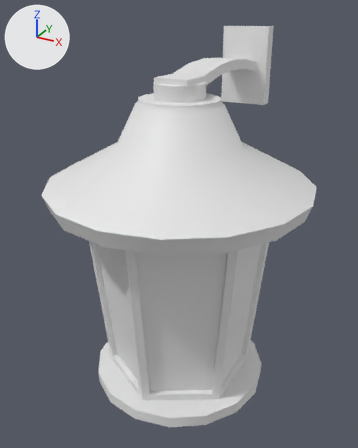
What one commit did to the FBX model Afterlife Gen 2/Assets/Art/Modular Kits/Props/Outside_Light.fbx.
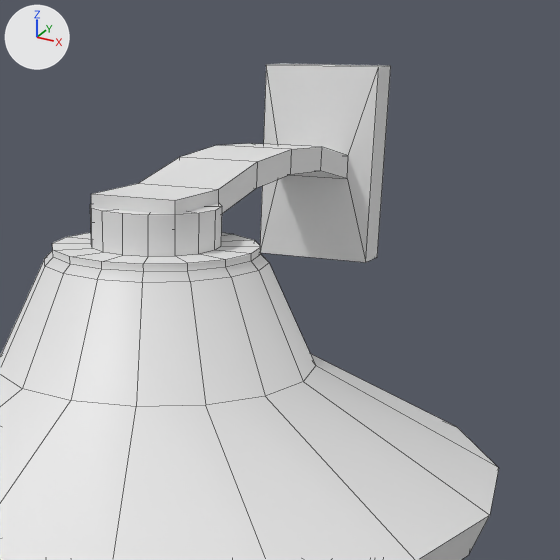
Each version is shown whole from a 50 mm lens placed at (-1.158, -1.336, 2.193), pointed at (-1.398, -0.9, 1.976), then close up on the part from 33% to 95% of the width and 0% to 50% of the height. Arrows for +X, +Y and +Z are at upper left; the lights stay in place. The close-ups show mesh edges as thin lines. Materials are left out; every surface is plain grey. Where no turn or scale is listed for an object, it has been applied to the vertices. Vertices at the same position are counted once.

The older version as bpy lines, for what is in view:
```python
me_cylinder_021 = bpy.data.meshes.new('Cylinder.021')
me_cylinder_021.from_pydata(...)  # 352 vertices, 347 faces; spans x -0.135..0.135, y -0.135..0.174, z -0.057..0.359
ob_outside_lamp = bpy.data.objects.new('Outside_Lamp', me_cylinder_021)
ob_outside_lamp.location = (-1.3873, -0.9186, 1.8126)
```
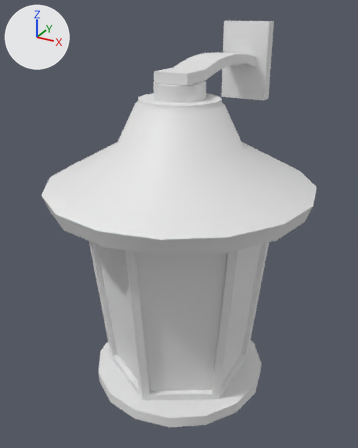
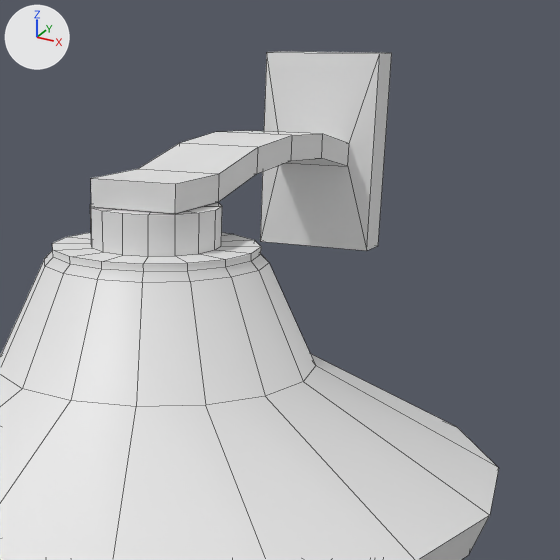
Where the newer file only moved an object's origin or applied its transform, the numbers keep the older frame.

What differs and where, as boxes [x1, y1, x2, y2] in the close-ups (560 x 560 px):
'Outside_Lamp', reshaped
    before: [0, 64, 499, 560]
    after: [0, 51, 499, 560]
part 1 of me_cylinder_021, cut back
    before: [91, 64, 391, 262]
    after: [91, 51, 392, 251]

The edits, one by one:
me_cylinder_021 is used by ob_outside_lamp; location (-1.3873, -0.9186, 1.8126).
me_cylinder_021 had 352 vertices, 347 faces and spanned x -0.135..0.135, y -0.135..0.174, z -0.057..0.359.
me_cylinder_021 now has 352 vertices, 338 faces and spans x -0.135..0.135, y -0.135..0.174, z -0.057..0.365.
Part 1, on me_cylinder_021:
1 face is deleted.
22 vertices in x -0.017..0.017, y -0.017..0.153, z 0.311..0.33 move by (0.0, 0.0, 0.005).
10 vertices in x -0.028..0.028, y 0.085..0.174, z 0.272..0.359 move by (0.0, 0.0, 0.006).
